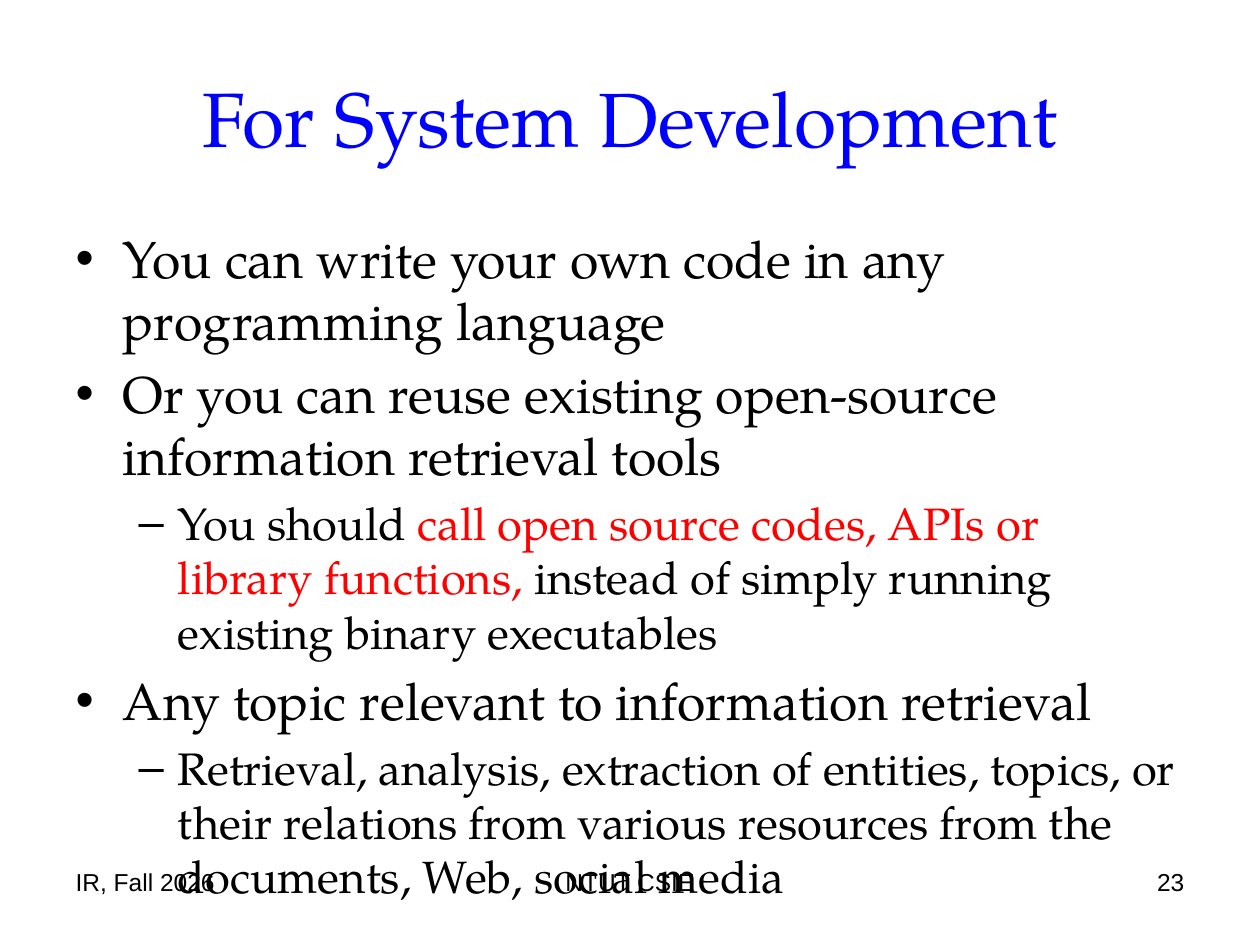
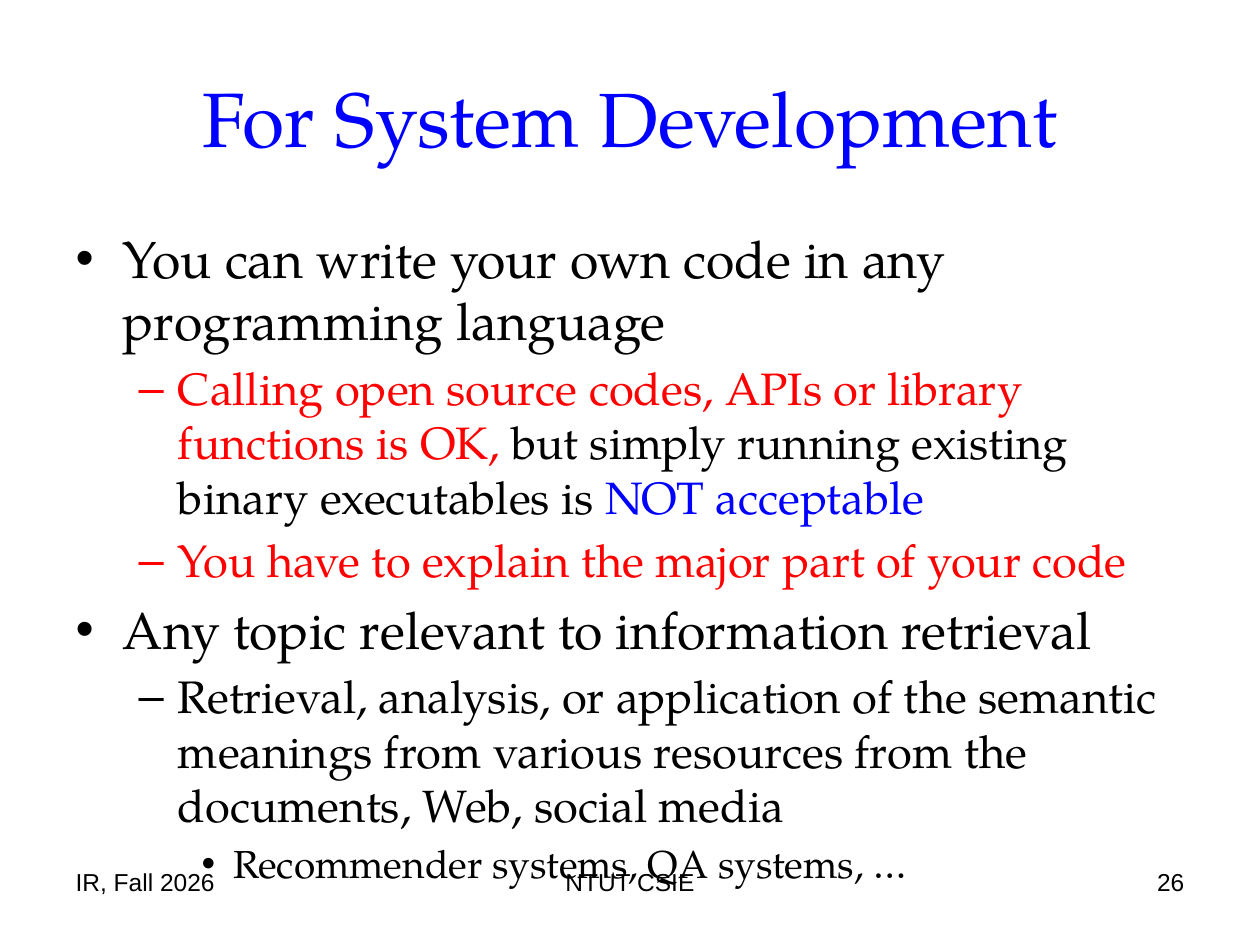
Before and after one commit to chriswjh/chriswjh.github.io, a slide deck: slide 26 of IR/00-intro.pptx (slide 23 before the commit). Drawn at 1260x945 pixels with LibreOffice and Linux fonts; fonts in the diff are those of the drawing. Boxes give left, top, right and bottom in pixels: in the first picture for what was removed or moved away, otherwise in the second. Text is boxed around its words. In the diff, an @@ line names an element or a change of style, - is before the commit and + after.

```diff
--- a/IR/00-intro.pptx
+++ b/IR/00-intro.pptx
@@ text at (x1=178, y1=372, x2=1126, y2=590): text changed; text colour #000000 to #FF0000 @@
-• Or you can reuse existing open-source information retrieval tools
-  – You should call open source codes, APIs or library functions, instead of simply running existing binary executables
+  – Calling open source codes, APIs or library functions is OK, but simply running existing binary executables is NOT acceptable
+  – You have to explain the major part of your code
@@ text at (x1=178, y1=680, x2=1156, y2=829): text changed @@
-  – Retrieval, analysis, extraction of entities, topics, or their relations from various resources from the documents, Web, social media
+  – Retrieval, analysis, or application of the semantic meanings from various resources from the documents, Web, social media
+    • Recommender systems, QA systems, …
@@ page number at (x1=1157, y1=874, x2=1184, y2=892): text changed @@
-23
+26
```
Also in this commit, not shown: 4 other slides changed, 6 slides added, 2 other files.
